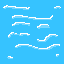
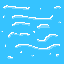
Revision of a layered 64 x 64 image; what changed, layer by layer:
painted on "Paint Layer 1" over [1, 8, 61, 57]
